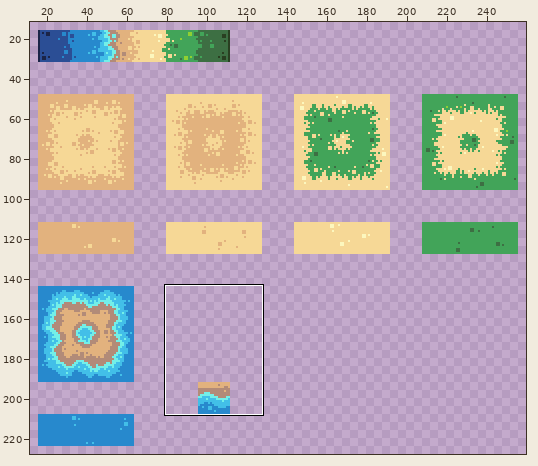
File history of a pixel-art file, Terrain_Basic.aseprite. The picture above shows the old version from afar; the outline marks the close-up.
Close-up. As it was:
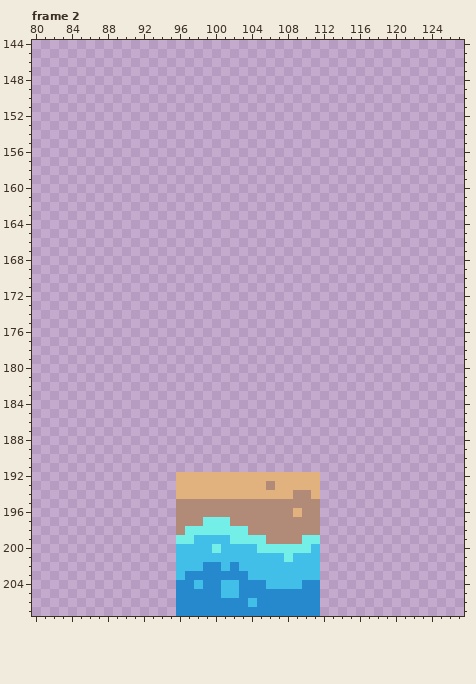
512x512 pixels, 8 frames. Shown: frame 2: x 80..127, y 144..207. The wide view leaves out empty margins. The commit also changed other frames or places, which this record leaves out.
And afterwards:
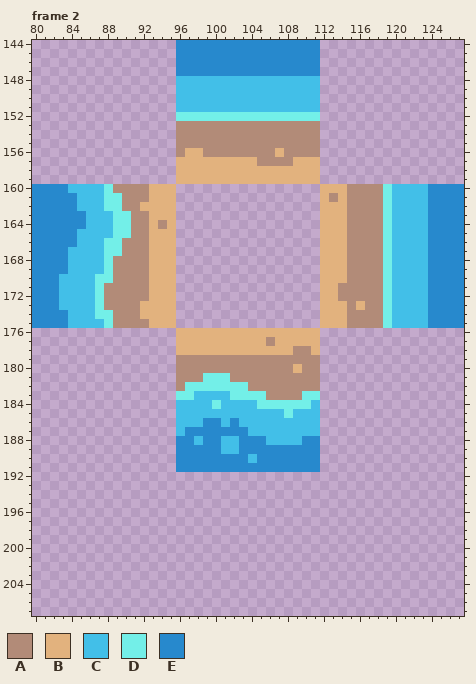
Palette (. is transparent): A #b28b78  B #e2b27e  C #42bfe8  D #73efe8  E #2789cd
Log entry: Some more animated water
Change:
Frame 2:
y 144..147: x 96..111 ................ -> EEEEEEEEEEEEEEEE
y 148..151: x 96..111 ................ -> CCCCCCCCCCCCCCCC
y 152: x 96..111 ................ -> DDDDDDDDDDDDDDDD
y 153..155: x 96..111 ................ -> AAAAAAAAAAAAAAAA
y 156: x 96..111 ................ -> ABBAAAAAAAABAAAA
y 157: x 96..111 ................ -> BBBBBBBBBAAAABBB
y 158..159: x 96..111 ................ -> BBBBBBBBBBBBBBBB
y 160: x 80..95 ................ -> EEEECCCCDAAAABBB; x 112..127 ................ -> BBBAAAADCCCCEEEE
y 161: x 80..95 ................ -> EEEEECCCDDAAABBB; x 112..127 ................ -> BABAAAADCCCCEEEE
y 162: x 80..95 ................ -> EEEEECCCDDAABBBB; x 112..127 ................ -> BBBAAAADCCCCEEEE
y 163: x 80..95 ................ -> EEEEEECCCDDAABBB; x 112..127 ................ -> BBBAAAADCCCCEEEE
y 164: x 80..95 ................ -> EEEEEECCCDDAABAB; x 112..127 ................ -> BBBAAAADCCCCEEEE
y 165: x 80..95 ................ -> EEEEECCCCDDAABBB; x 112..127 ................ -> BBBAAAADCCCCEEEE
y 166: x 80..95 ................ -> EEEEECCCDDAAABBB; x 112..127 ................ -> BBBAAAADCCCCEEEE
y 167: x 80..95 ................ -> EEEECCCCDDAAABBB; x 112..127 ................ -> BBBAAAADCCCCEEEE
y 168..169: x 80..95 ................ -> EEEECCCCDAAAABBB; x 112..127 ................ -> BBBAAAADCCCCEEEE
y 170: x 80..95 ................ -> EEECCCCDDAAAABBB; x 112..127 ................ -> BBBAAAADCCCCEEEE
y 171..172: x 80..95 ................ -> EEECCCCDAAAAABBB; x 112..127 ................ -> BBAAAAADCCCCEEEE
y 173: x 80..95 ................ -> EEECCCCDAAAABBBB; x 112..127 ................ -> BBBABAADCCCCEEEE
y 174: x 80..95 ................ -> EEEECCCDDAAABBBB; x 112..127 ................ -> BBBAAAADCCCCEEEE
y 175: x 80..95 ................ -> EEEECCCCDAAAABBB; x 112..127 ................ -> BBBAAAADCCCCEEEE
y 176: x 96..111 ................ -> BBBBBBBBBBBBBBBB
y 177: x 96..111 ................ -> BBBBBBBBBBABBBBB
y 178: x 96..111 ................ -> BBBBBBBBBBBBBAAB
y 179: x 96..111 ................ -> AAAAAAAAAAAAAAAA
y 180: x 96..111 ................ -> AAAAAAAAAAAAABAA
y 181: x 96..111 ................ -> AAADDDAAAAAAAAAA
y 182: x 96..111 ................ -> ADDDDDDDAAAAAAAA
y 183: x 96..111 ................ -> DDCCCCDDDDAAAADD
y 184: x 96..111 ................ -> CCCCDCCCCDDDDDDC
y 185: x 96..111 ................ -> CCCCCCCCCCCCDCCC
y 186: x 96..111 ................ -> CCCEECECCCCCCCCC
y 187: x 96..111 ................ -> CEEEEEEECCCCCCCC
y 188: x 96..111 ................ -> EECEECCEEECCCCEE
y 189: x 96..111 ................ -> EEEEECCEEEEEEEEE
y 190: x 96..111 ................ -> EEEEEEEECEEEEEEE
y 191: x 96..111 ................ -> EEEEEEEEEEEEEEEE
y 192: x 96..111 BBBBBBBBBBBBBBBB -> ................
y 193: x 96..111 BBBBBBBBBBABBBBB -> ................
y 194: x 96..111 BBBBBBBBBBBBBAAB -> ................
y 195: x 96..111 AAAAAAAAAAAAAAAA -> ................
y 196: x 96..111 AAAAAAAAAAAAABAA -> ................
y 197: x 96..111 AAADDDAAAAAAAAAA -> ................
y 198: x 96..111 ADDDDDDDAAAAAAAA -> ................
y 199: x 96..111 DDCCCCDDDDAAAADD -> ................
y 200: x 96..111 CCCCDCCCCDDDDDDC -> ................
y 201: x 96..111 CCCCCCCCCCCCDCCC -> ................
y 202: x 96..111 CCCEECECCCCCCCCC -> ................
y 203: x 96..111 CEEEEEEECCCCCCCC -> ................
y 204: x 96..111 EECEECCEEECCCCEE -> ................
y 205: x 96..111 EEEEECCEEEEEEEEE -> ................
y 206: x 96..111 EEEEEEEECEEEEEEE -> ................
y 207: x 96..111 EEEEEEEEEEEEEEEE -> ................
